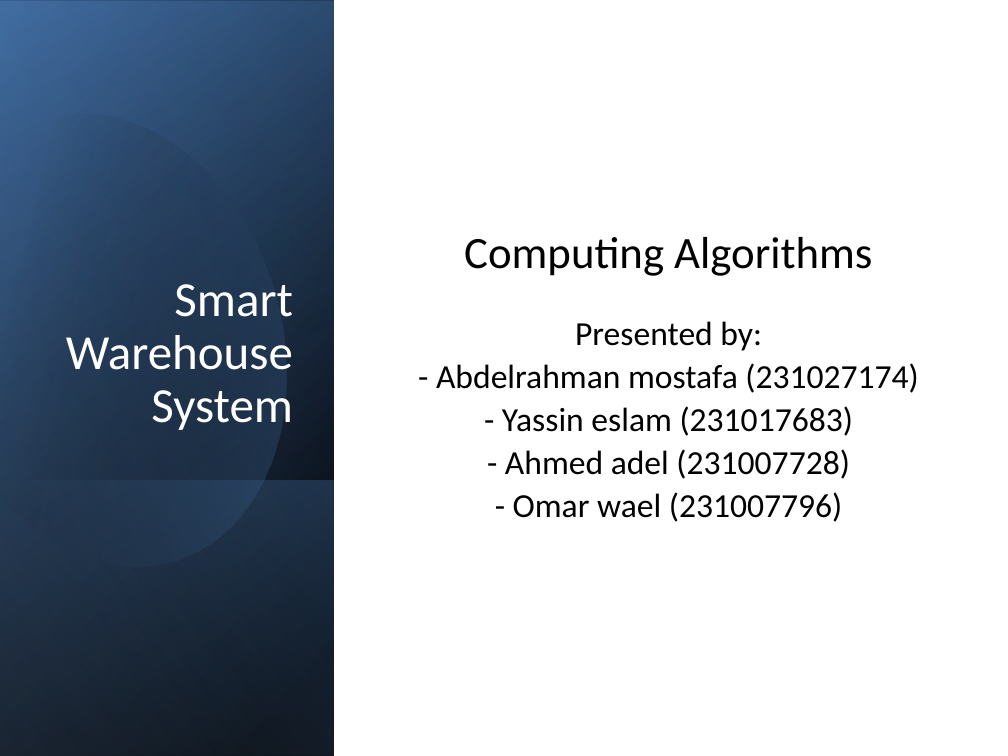
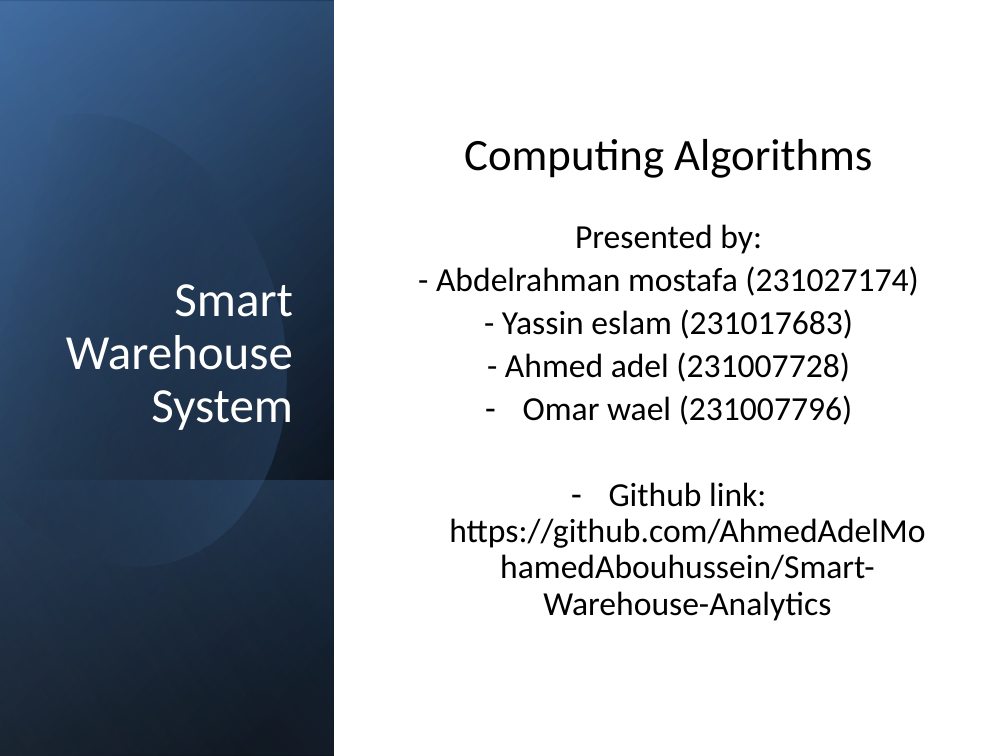
Before and after one commit to AhmedAdelMohamedAbouhussein/Smart-Warehouse-Analytics, a slide deck: slide 1 of Smart_Warehouse_Presentation.pptx. Drawn at 1008x756 pixels with LibreOffice and Linux fonts; fonts in the diff are those of the drawing. Boxes give left, top, right and bottom in pixels: in the first picture for what was removed or moved away, otherwise in the second. Text is boxed around its words. In the diff, an @@ line names an element or a change of style, - is before the commit and + after.

Commit message:
update ppt

```diff
--- a/Smart_Warehouse_Presentation.pptx
+++ b/Smart_Warehouse_Presentation.pptx
@@ subtitle at <box>449,395,925,621</box>: text changed @@
-- Omar wael (231007796)
+– Omar wael (231007796)
+– Github link: https://github.com/AhmedAdelMohamedAbouhussein/Smart-Warehouse-Analytics
```
